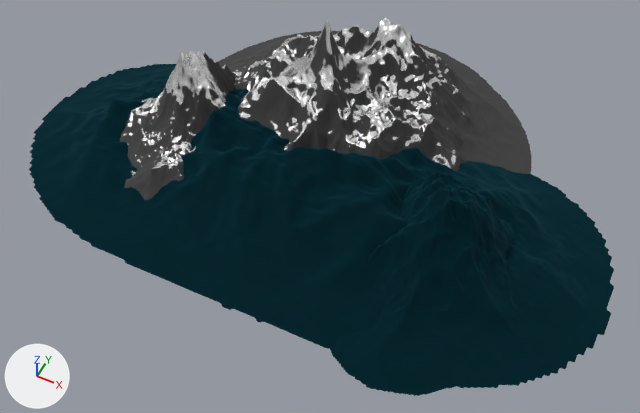
Renders of the Blender file Assets/Mountains.blend from each side of a commit.
Both versions are drawn from a camera (50 mm lens) standing at (1.72, -3.26, 4.02) and looking at (0.14, -0.11, 0.07). Arrows for +X, +Y and +Z are at lower left; the lights stay in place. The first picture is the older version.

The first picture shows 'Landscape', 'Landscape.001', 'Landscape.002', 'Landscape.003'.
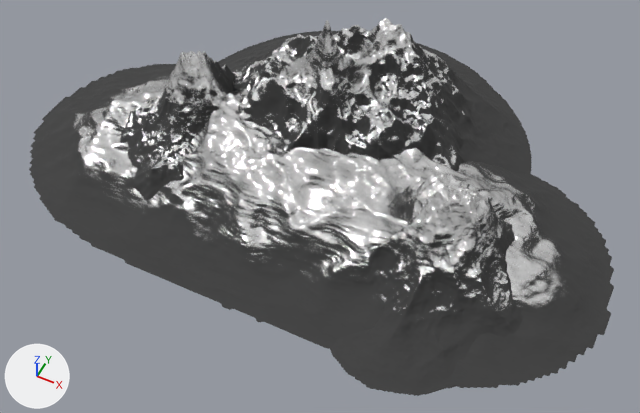
Commit message: Switched to proper displacement

Pixel boxes (x1, y1, x2, y2) of what changed, in the pictures (640 x 413 px):
'Landscape', surface changed, recoloured (cyan to grey)
    both: (29, 64, 614, 388)
'Landscape.003', surface changed
    both: (232, 18, 531, 174)
'Landscape.002', surface changed, recoloured (black to grey)
    both: (330, 172, 522, 396)
'Landscape.001', surface changed
    both: (120, 51, 234, 200)

Edits to the bpy script that builds the scene:
```text
Change mat_material_001:
    remove # nodes: BsdfPrincipled, Bump, Math x7, OutputMaterial, SeparateXYZ x2, TexCoord, TexNoise x3, ValToRGB x3, VectorMath
    nodes: BsdfPrincipled, Displacement, Math x7, OutputMaterial, SeparateXYZ x2, TexCoord, TexNoise x3, ValToRGB x3
Change me_landscape:
    where me_landscape.from_pydata(...)  # 12373 vertices, 12130 faces; spans x -1.91..1.91, y -0.92..0.92, z 0.01..0.6
    remove me_landscape.materials.append(mat_materialdebug)
    add me_landscape.materials.append(mat_material_001)
Change me_landscape_002:
    where me_landscape_002.from_pydata(...)  # 36083 vertices, 35626 faces; spans x -0.9..0.89, y -0.9..0.89, z 0.01..0.71
    remove me_landscape_002.materials.append(mat_materialdebug)
    add me_landscape_002.materials.append(mat_material_001)
```
